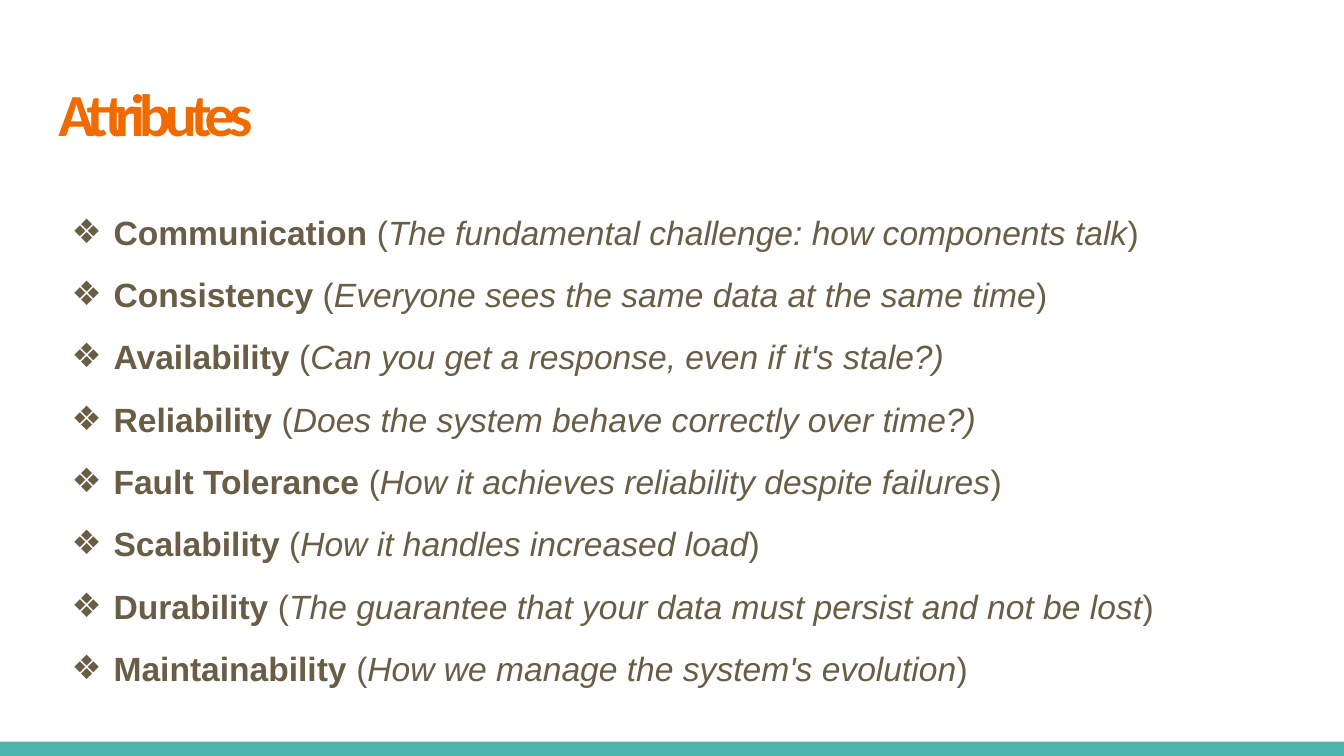
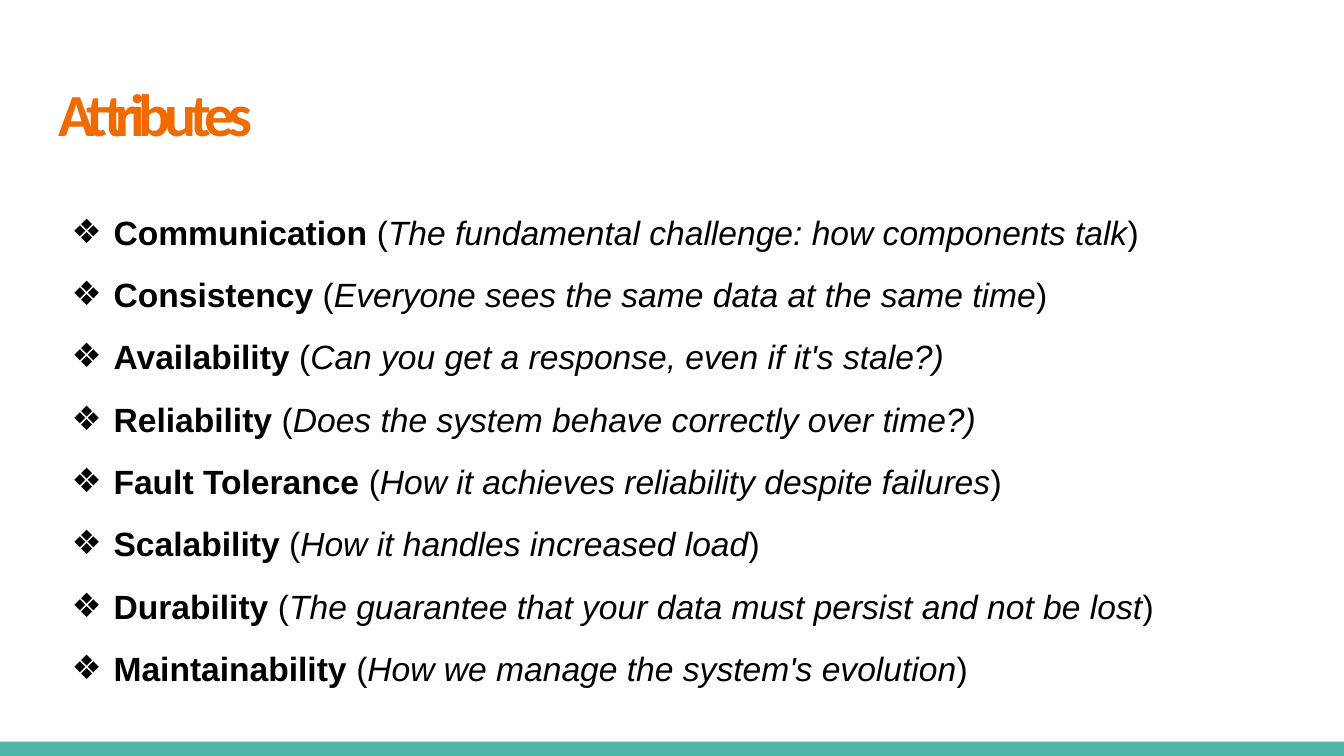
Before and after one commit to VikashChauhan51/system-design, a slide deck: slide 2 of High Level System Design/Fundamentals/2. Attributes of Distributed Systems/Attributes of Distributed Systems.pptx. Drawn at 1344x756 pixels with LibreOffice and Linux fonts; fonts in the diff are those of the drawing. Boxes give left, top, right and bottom in pixels: in the first picture for what was removed or moved away, otherwise in the second. Text is boxed around its words. In the diff, an @@ line names an element or a change of style, - is before the commit and + after.

```diff
--- a/High Level System Design/Fundamentals/2. Attributes of Distributed Systems/Attributes of Distributed Systems.pptx
+++ b/High Level System Design/Fundamentals/2. Attributes of Distributed Systems/Attributes of Distributed Systems.pptx
@@ text "Communication (The fundamental challenge: how ..." at (114,220,1154,687): text colour #695D46 to #000000 @@
```
Also in this commit, not shown: 1 other slide changed, 11 slides added, 12 slides removed.
